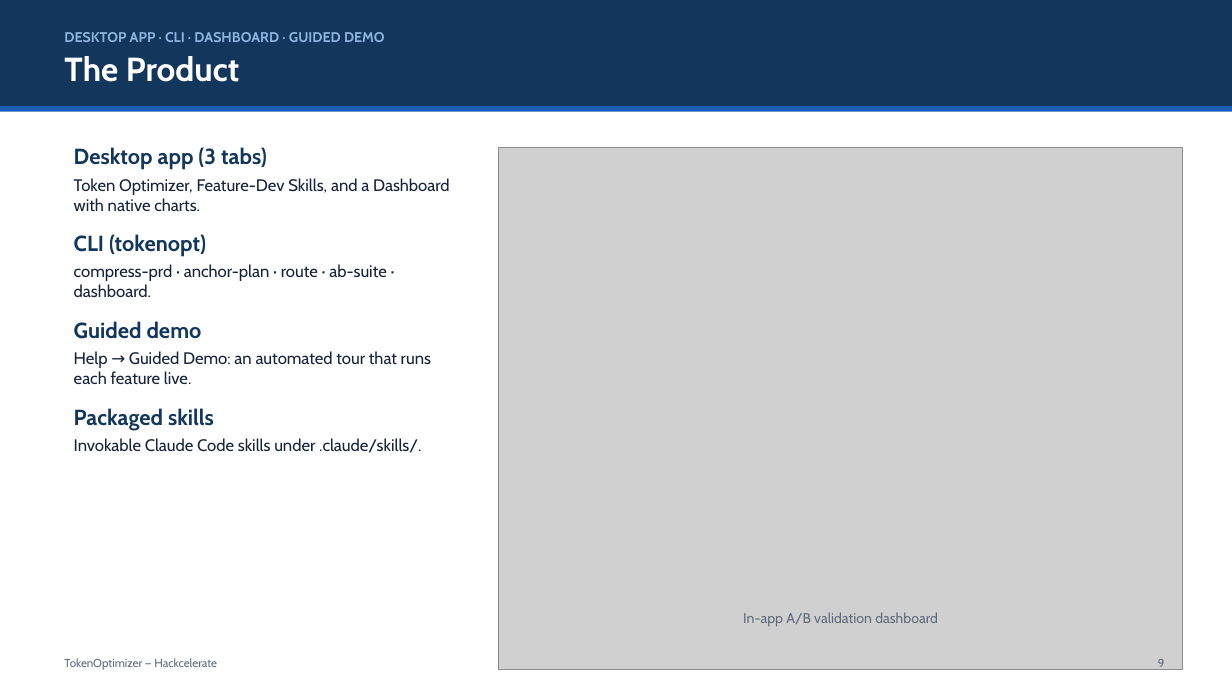
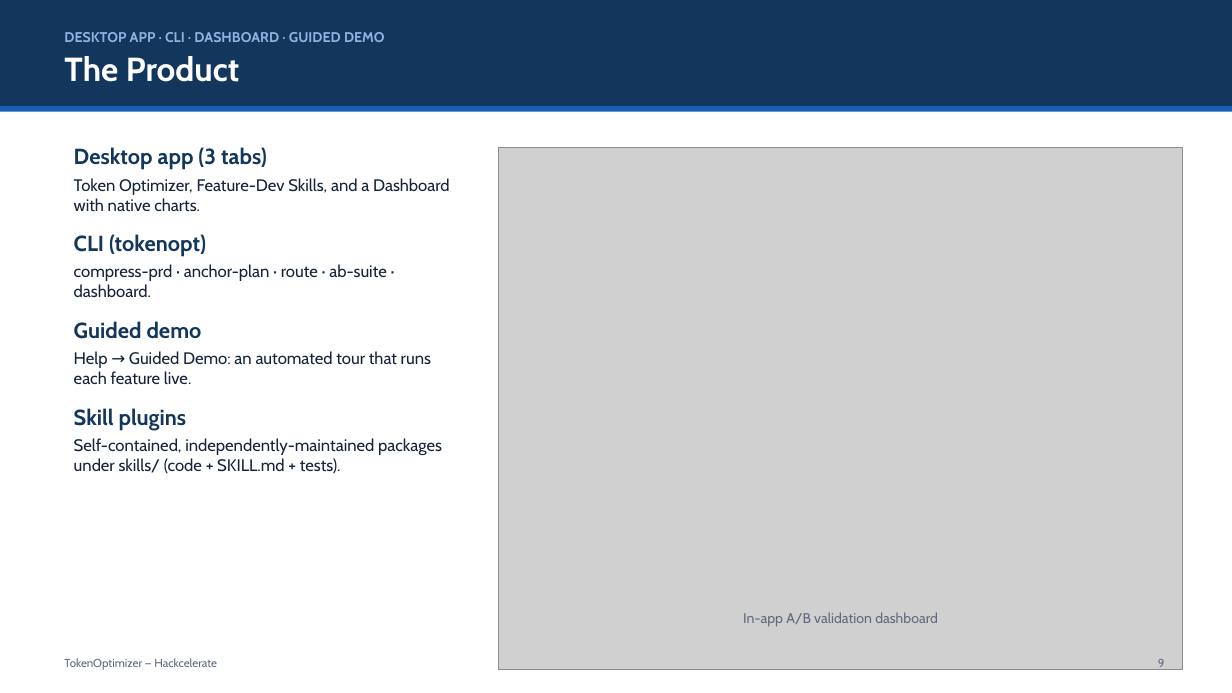
Before and after one commit to CT-Hackcelerate/DevPluseRepo, a slide deck: slide 9 of docs/TokenOptimizer-Hackcelerate.pptx. Drawn at 1232x693 pixels with LibreOffice and Linux fonts; fonts in the diff are those of the drawing; grey boxes stand for pictures. Boxes give left, top, right and bottom in pixels: in the first picture for what was removed or moved away, otherwise in the second. Text is boxed around its words. In the diff, an @@ line names an element or a change of style, - is before the commit and + after.

```diff
--- a/docs/TokenOptimizer-Hackcelerate.pptx
+++ b/docs/TokenOptimizer-Hackcelerate.pptx
@@ text at [74, 408, 442, 474]: text changed @@
-Packaged skills
-Invokable Claude Code skills under .claude/skills/.
+Skill plugins
+Self-contained, independently-maintained packages under skills/ (code + SKILL.md + tests).
```
Also in this commit, not shown: 2 other slides changed, 1 slide added, 38 other files.
